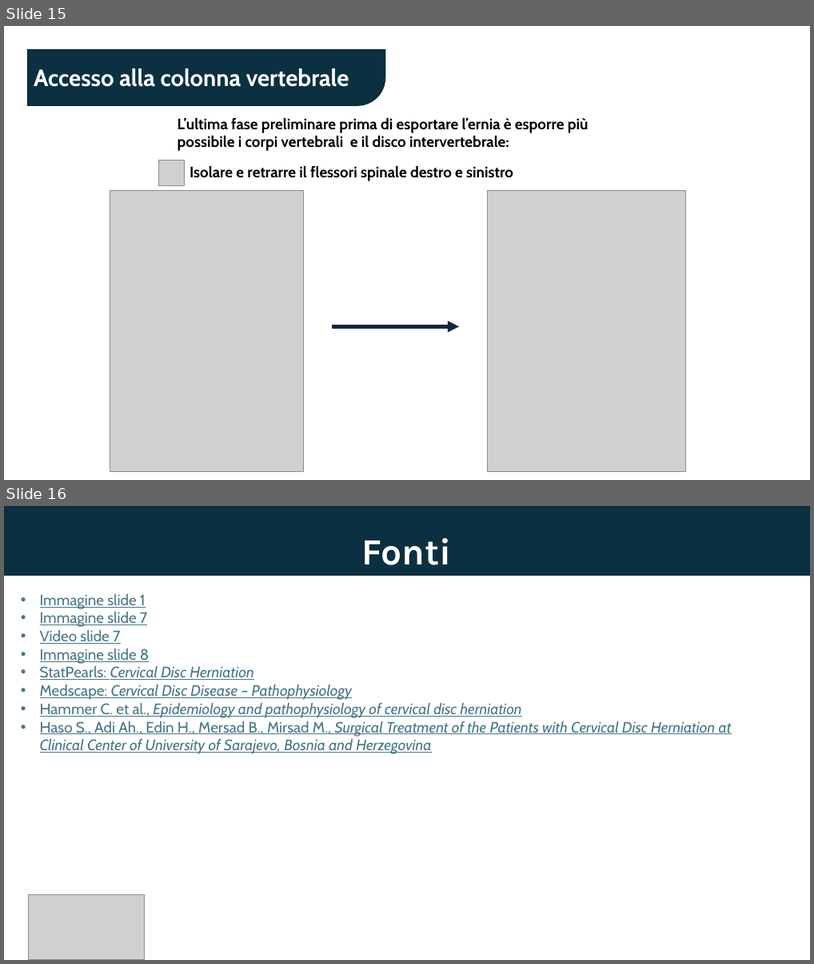
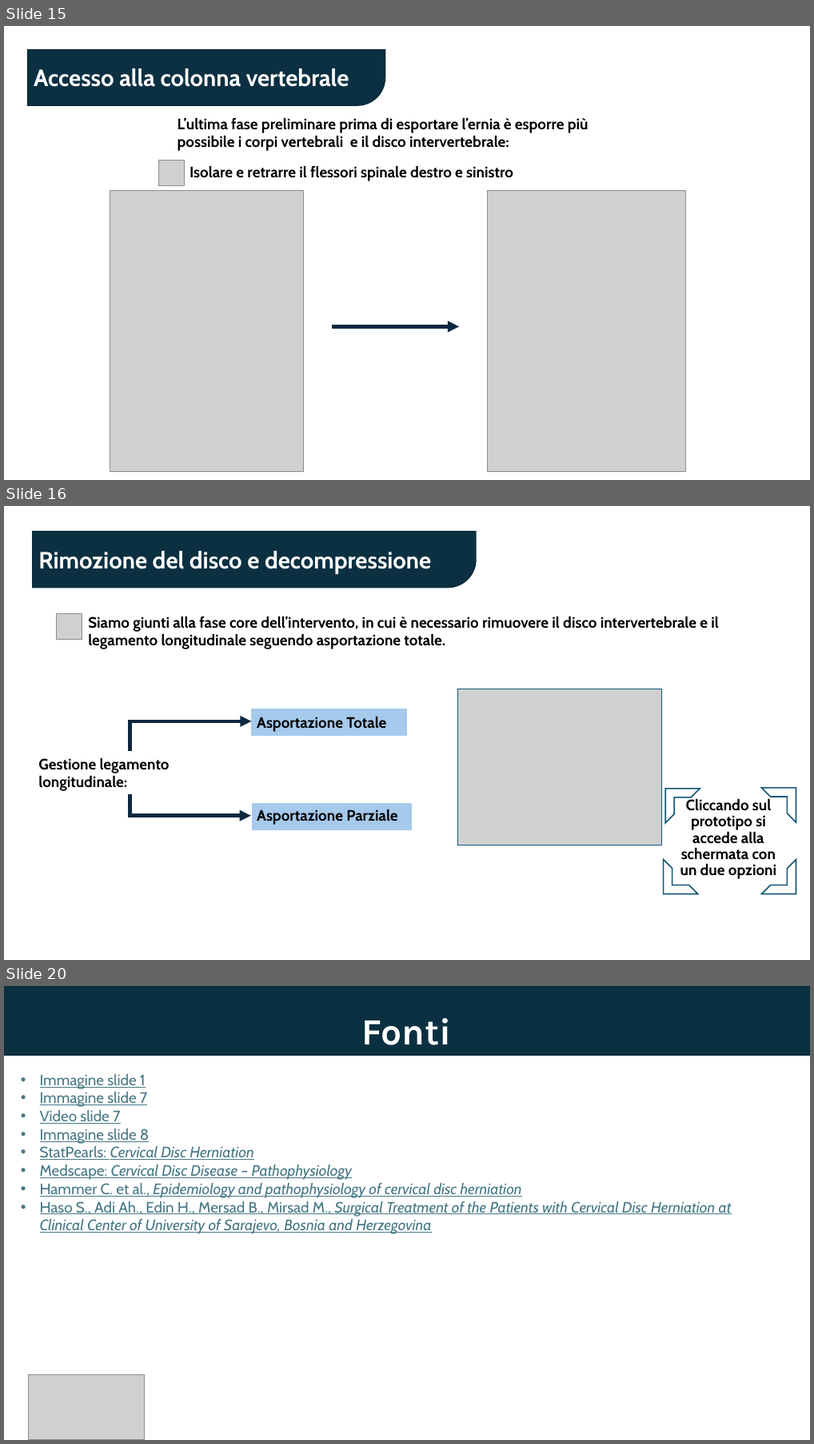
Before and after one commit to EmilioLeo/Project_AI2-virtual-interaction-with-digital-phantom-for-surgical-training, a slide deck: Progetto AI2.pptx. Shown one above the other, each under a label of ours: slides 15 and 16 before the commit, slides 15, 16 and 20 after it; the slides between them are not shown. The pictures are 814x964 and 814x1444 pixels, drawn with LibreOffice and Linux fonts; fonts in the diff are those of the drawing; grey boxes stand for pictures. Boxes give left, top, right and bottom in pixels: in the first picture for what was removed or moved away, otherwise in the second. Text is boxed around its words. In the diff, an @@ line names an element or a change of style, - is before the commit and + after.

```diff
--- a/Progetto AI2.pptx
+++ b/Progetto AI2.pptx
@@ slide 16 added at [4,506,810,960], background #FFFFFF @@
@@ round rect added at [33,532,477,587], fill #0B3041, outline #092A39 1.5 pt @@
@@ text added at [38,551,431,574], 28 pt, text #FFFFFF, bold @@
+Rimozione del disco e decompressione
@@ picture added at [57,614,82,640] @@
@@ text added at [88,616,718,649], 18 pt, text #000000, bold @@
+Siamo giunti alla fase core dell’intervento, in cui è necessario rimuovere il disco intervertebrale e il legamento longitudinale seguendo asportazione totale.
@@ elbow arrow added from (130, 751) to (251, 721), #0E2841 4.5 pt @@
@@ rectangle added at [252,709,407,736], fill #A6CAEC, outline #A6CAEC 1.5 pt @@
@@ text added at [257,716,386,732], 18 pt, text #000000, bold @@
+Asportazione Totale
@@ text added at [38,757,170,791], 18 pt, text #000000, bold @@
+Gestione legamento longitudinale:
@@ elbow arrow added from (130, 794) to (251, 815), #0E2841 4.5 pt @@
@@ rectangle added at [253,803,412,829], fill #A6CAEC, outline #A6CAEC 1.5 pt @@
@@ text added at [257,809,398,824], 18 pt, text #000000, bold @@
+Asportazione Parziale
@@ group added at [458,688,797,894]: 4 half frames, 1 picture, 1 text @@
+Cliccando sul prototipo si accede alla schermata con un due opzioni
@@ what was slide 16 is now slide 20 @@
```
Also in this commit, not shown: 3 other slides added.
